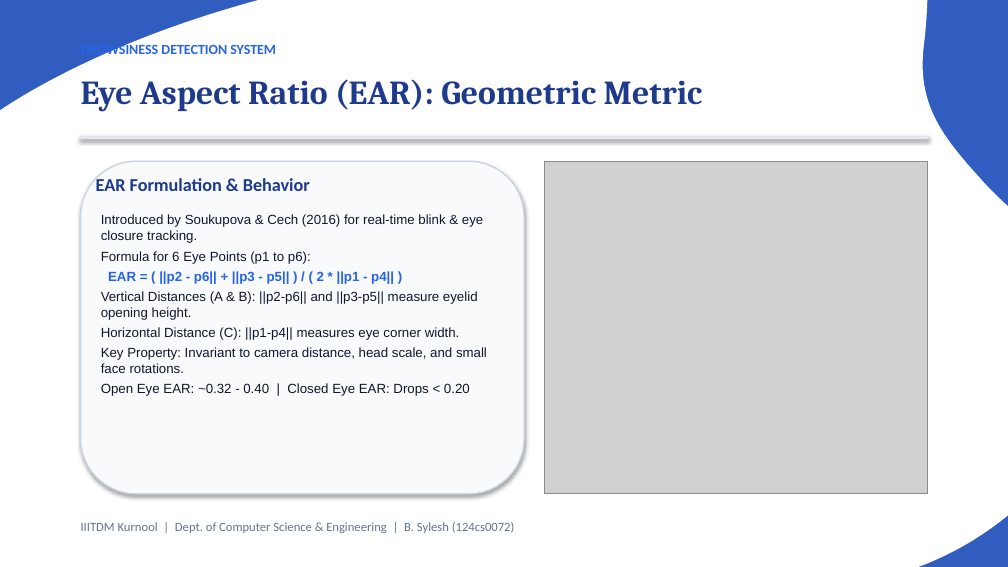
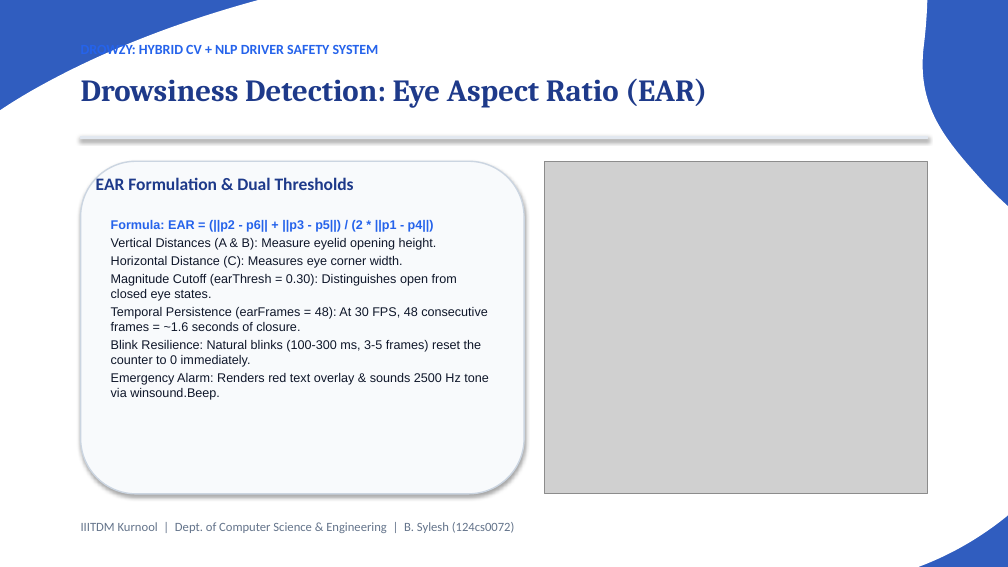
Before and after one commit to iotaaw/Drozy, a slide deck: slide 9 of Drowsiness_Detection_Presentation.pptx (slide 11 before the commit). Drawn at 1008x567 pixels with LibreOffice and Linux fonts; fonts in the diff are those of the drawing; grey boxes stand for pictures. Boxes give left, top, right and bottom in pixels: in the first picture for what was removed or moved away, otherwise in the second. Text is boxed around its words. In the diff, an @@ line names an element or a change of style, - is before the commit and + after.

Commit message:
Add Drowzy NLP driver safety project

```diff
--- a/Drowsiness_Detection_Presentation.pptx
+++ b/Drowsiness_Detection_Presentation.pptx
@@ text at <box>81,42,379,58</box>: text changed @@
-DROWSINESS DETECTION SYSTEM
+DROWZY: HYBRID CV + NLP DRIVER SAFETY SYSTEM
@@ text at <box>81,78,707,108</box>: text changed; size 24 to 22 pt @@
-Eye Aspect Ratio (EAR): Geometric Metric
+Drowsiness Detection: Eye Aspect Ratio (EAR)
@@ text at <box>96,176,354,190</box>: text changed; size 13 to 12.5 pt @@
-EAR Formulation & Behavior
+EAR Formulation & Dual Thresholds
@@ text at <box>111,219,489,400</box>: text changed; size 9.5 to 9 pt @@
-Introduced by Soukupova & Cech (2016) for real-time blink & eye closure tracking.
-Formula for 6 Eye Points (p1 to p6):
-EAR = ( ||p2 - p6|| + ||p3 - p5|| ) / ( 2 * ||p1 - p4|| )
-Vertical Distances (A & B): ||p2-p6|| and ||p3-p5|| measure eyelid opening height.
-Horizontal Distance (C): ||p1-p4|| measures eye corner width.
-Key Property: Invariant to camera distance, head scale, and small face rotations.
-Open Eye EAR: ~0.32 - 0.40 | Closed Eye EAR: Drops < 0.20
+Formula: EAR = (||p2 - p6|| + ||p3 - p5||) / (2 * ||p1 - p4||)
+Vertical Distances (A & B): Measure eyelid opening height.
+Horizontal Distance (C): Measures eye corner width.
+Magnitude Cutoff (earThresh = 0.30): Distinguishes open from closed eye states.
+Temporal Persistence (earFrames = 48): At 30 FPS, 48 consecutive frames = ~1.6 seconds of closure.
+Blink Resilience: Natural blinks (100-300 ms, 3-5 frames) reset the counter to 0 immediately.
+Emergency Alarm: Renders red text overlay & sounds 2500 Hz tone via winsound.Beep.
```
Also in this commit, not shown: 9 other slides changed, 13 slides added, 8 slides removed, 23 other files.
